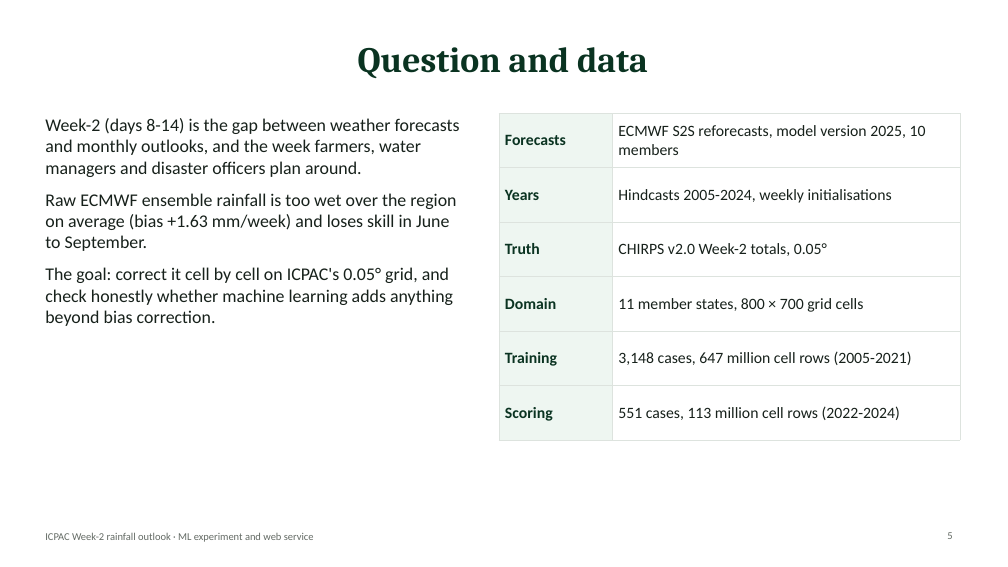
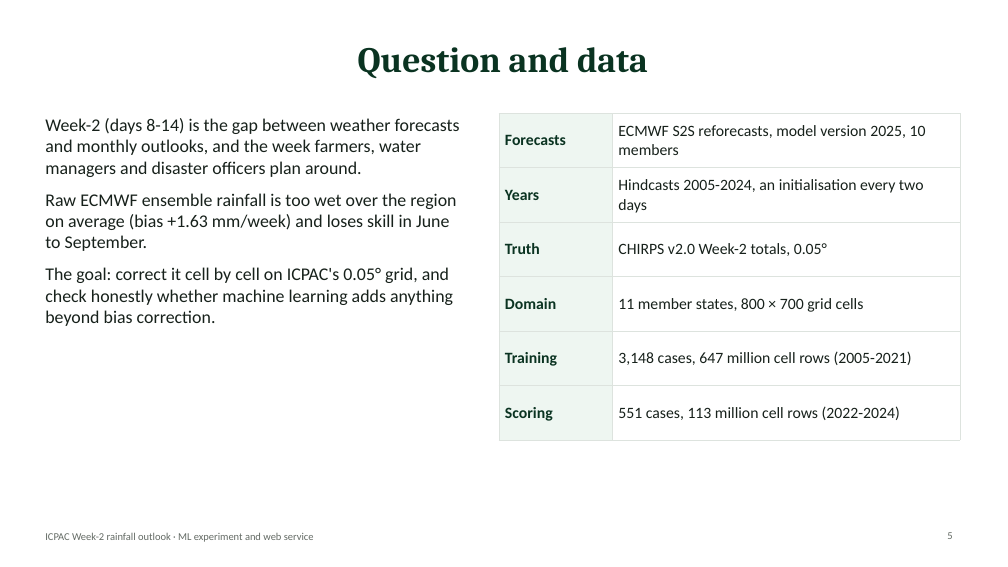
Before and after one commit to Joe254h/ICPAC_ML_AI_PRODUCT, a slide deck: slide 5 of docs/presentation/ICPAC_Week2_ML_Project.pptx. Drawn at 1008x567 pixels with LibreOffice and Linux fonts; fonts in the diff are those of the drawing. Boxes give left, top, right and bottom in pixels: in the first picture for what was removed or moved away, otherwise in the second. Text is boxed around its words. In the diff, an @@ line names an element or a change of style, - is before the commit and + after.

```diff
--- a/docs/presentation/ICPAC_Week2_ML_Project.pptx
+++ b/docs/presentation/ICPAC_Week2_ML_Project.pptx
@@ table at [499,113,960,425] @@
-row 2, column 2: Hindcasts 2005-2024, weekly initialisations
+row 2, column 2: Hindcasts 2005-2024, an initialisation every two days
```
Also in this commit, not shown: 7 other slides changed, 4 other files.
